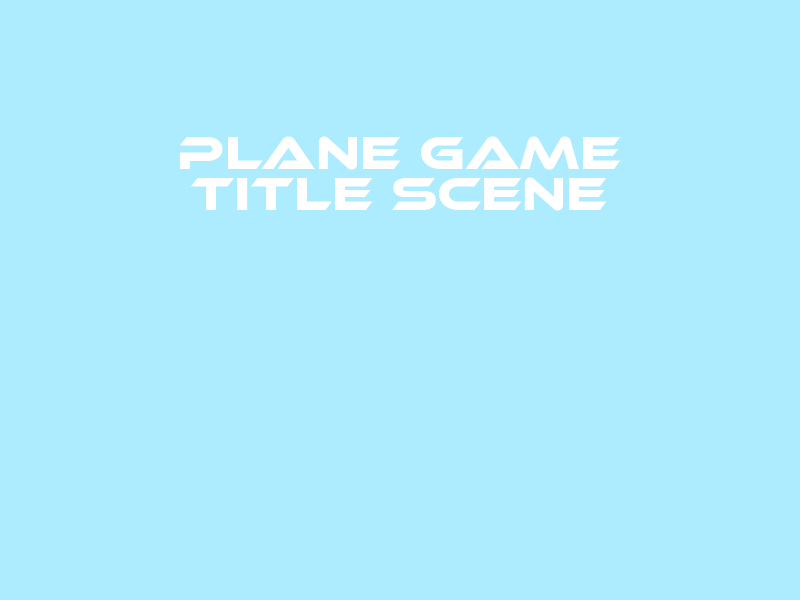
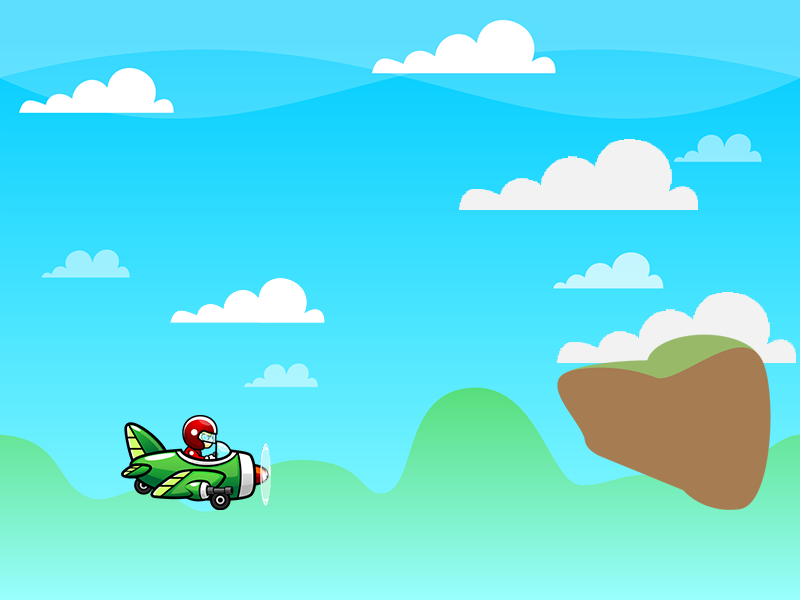
Comparing the layer stacks of the two 800px x 600px images. Changes:
added layer "plane_1" in group "Artboard 1" over [121, 415, 271, 510]
added layer "floatRockTest1" in group "Artboard 1" over [557, 334, 771, 510]
added layer "Layer 7 copy" in group "Artboard 1" over [459, 139, 698, 210]
added layer "Layer 7" in group "Artboard 1" over [557, 292, 796, 363]
added layer "Layer 8" in group "Artboard 1" over [553, 252, 664, 289]
added layer "Layer 9" in group "Artboard 1" over [170, 277, 325, 323]
added layer "BG" in group "Artboard 1" over [0, 0, 800, 600]
added layer "play" (1st of 2, in "Artboard 1") in group "Artboard 1" over [271, 403, 529, 463]
added layer "play" (2nd of 2, in "Artboard 1") in group "Artboard 1" over [312, 415, 486, 448]
added layer "Rectangle 1" in group "Artboard 1" over [271, 403, 529, 463]
